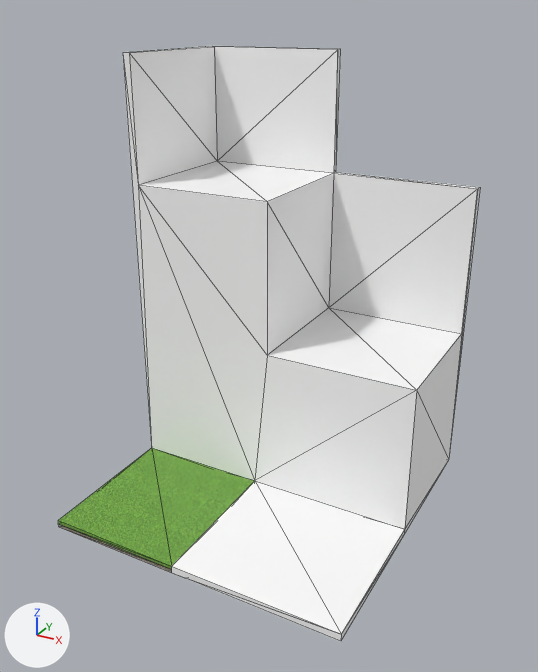
One commit to the glTF model public/maxtower_base.glb: the scene before it, then after it.
Rendered twice from a 50 mm camera at (6.43, -11.62, 9.43) aimed at (0.19, -0.27, 3.76). Arrows for +X, +Y and +Z are at lower left; the lights stay in place. Mesh edges are drawn as thin lines. Where no turn or scale is listed for an object, it has been applied to the vertices.

Before the edit, the objects in view are built like this:
```python
me_id13 = bpy.data.meshes.new('ID13')
me_id13.from_pydata(...)  # a box spanning x 0.0..2.74, y 0.0..3.05, z 0.0..0.08
me_id13.materials.append(mat_grass_dark_green_001)  # picture img_grass_dark_green
me_id4 = bpy.data.meshes.new('ID4')
me_id4.from_pydata(...)  # 30 vertices, 59 faces; spans x 0.0..6.1, y 0.0..6.1, z 0.0..8.69
me_id4.materials.append(mat_material_001)  # white #ffffff
ob_group_0 = bpy.data.objects.new('group_0', me_id4)
ob_group_0.location = (-3.05, -3.05, 0.0)
ob_group_1 = bpy.data.objects.new('group_1', me_id13)
ob_group_1.location = (-3.05, -3.05, 0.08)
```
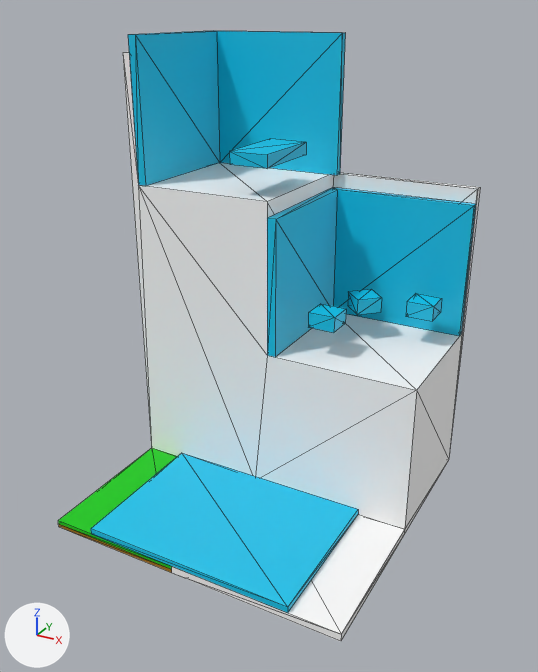
Edits to the bpy script that builds the scene:
```text
Add mat_color_g07_002:
    mat_color_g07_002 = principled_material('Color_G07.002')
    mat_color_g07_002.base_color = (0.0, 0.6, 0.0)  # green #00cb00
Add mat_noon_5_002:
    mat_noon_5_002 = principled_material('noon_5.002')
    mat_noon_5_002.base_color = (0.0, 0.557, 0.835)  # cyan #00c5ec
Change me_id13:
    where me_id13.from_pydata(...)  # 8 vertices, 12 faces; spans x 0.0..2.74, y 0.0..3.05, z 0.0..0.08
    remove me_id13.materials.append(mat_grass_dark_green_001)  # picture img_grass_dark_green
    add me_id13.materials.append(mat_color_g07_002)  # green #00cb00
Add me_id82:
    me_id82.from_pydata(...)  # a box spanning x 0.0..4.28, y 0.0..3.05, z 0.0..0.12
    me_id82.materials.append(mat_noon_5_002)  # cyan #00c5ec
Add me_id75:
    me_id75.from_pydata(...)  # 12 vertices, 20 faces; spans x 0.0..3.05, y 0.0..2.9, z 0.0..2.75
    me_id75.materials.append(mat_noon_5_002)  # cyan #00c5ec
Add me_id61_001:
    me_id61_001.from_pydata([(0.722, 0.361, 0.309), (0.361, 0.0, 0.0), (0.722, 0.361, 0.0), (0.361, 0.0, 0.309), (0.361, 0.722, 0.309), (0.0, 0.361, 0.309), (0.0, 0.361, 0.0), (0.361, 0.722, 0.0)], [], [(0, 1, 2), (1, 0, 3), (3, 4, 5), (4, 3, 0), (5, 1, 3), (1, 5, 6), (7, 1, 6), (1, 7, 2), (7, 0, 2), (0, 7, 4), (4, 6, 5), (6, 4, 7)])
    me_id61_001.materials.append(mat_noon_5_002)  # cyan #00c5ec
Add me_id54_001:
    me_id54_001.from_pydata(...)  # a box spanning x -0.09..0.69, y -0.17..1.39, z -0.11..0.14
    me_id54_001.materials.append(mat_noon_5_002)  # cyan #00c5ec
Add me_id47_001:
    me_id47_001.from_pydata(...)  # a box spanning x 0.0..0.545, y 0.0..0.545, z 0.152..0.457
    me_id47_001.materials.append(mat_noon_5_002)  # cyan #00c5ec
Add me_id38_002:
    me_id38_002.from_pydata(...)  # a box spanning x 0.0..0.545, y 0.0..0.545, z 0.152..0.457
    me_id38_002.materials.append(mat_noon_5_002)  # cyan #00c5ec
Add ob_group_9:
    ob_group_9 = bpy.data.objects.new('group_9', me_id82)
    ob_group_9.location = (-2.2, -3.05, 0.15)
Add ob_group_8:
    ob_group_8 = bpy.data.objects.new('group_8', me_id75)
    ob_group_8.location = (-2.9, 0.0, 6.25)
Add ob_group_7:
    ob_group_7 = bpy.data.objects.new('group_7', me_id75.copy())
    ob_group_7.location = (0.0, 0.0, 3.2)
Add ob_group_6:
    ob_group_6 = bpy.data.objects.new('group_6', me_id61_001)
    ob_group_6.location = (0.93, 1.4, 3.81)
Add ob_group_5:
    ob_group_5 = bpy.data.objects.new('group_5', me_id54_001)
    ob_group_5.location = (-0.71, 0.2, 6.94)
Add ob_group_4:
    ob_group_4 = bpy.data.objects.new('group_4', me_id47_001)
    ob_group_4.location = (2.16, 1.79, 3.66)
Add ob_group_3:
    ob_group_3 = bpy.data.objects.new('group_3', me_id38_002)
    ob_group_3.location = (0.71, 0.34, 3.66)
```

Boxes (x1, y1, x2, y2) around the edits, measured in the pictures (538 x 672 px):
'group_8', added (cyan)
    after: (128, 31, 346, 186)
'group_7', added (cyan)
    after: (267, 187, 476, 357)
'group_9', added (cyan)
    after: (91, 453, 358, 613)
'group_1', recoloured
    both: (58, 448, 255, 569)
'group_5', added (cyan)
    after: (229, 139, 306, 169)
'group_3', added (cyan)
    after: (308, 304, 346, 333)
'group_4', added (cyan)
    after: (406, 294, 442, 321)
'group_6', added (cyan)
    after: (348, 289, 382, 315)
